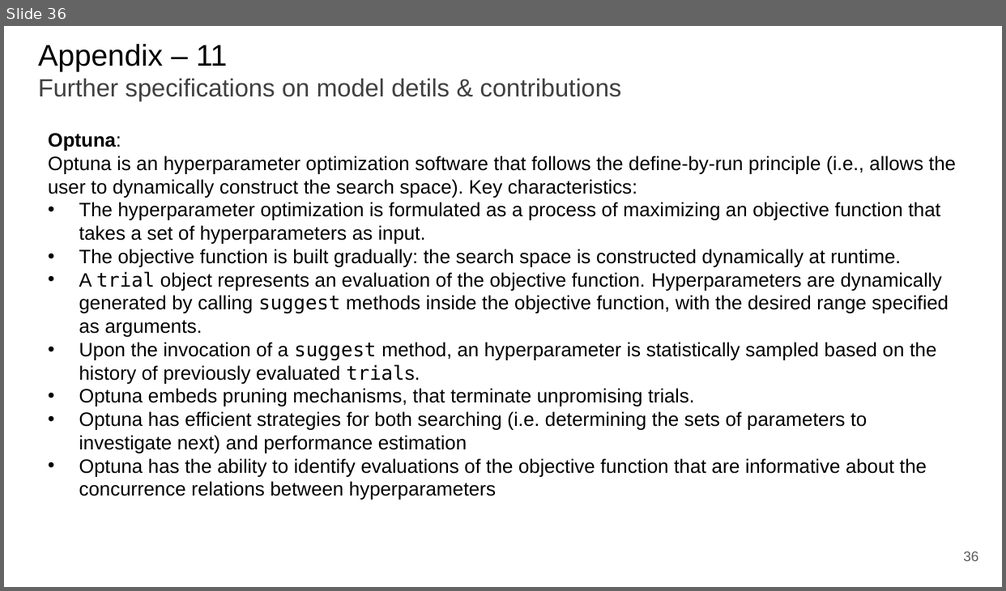
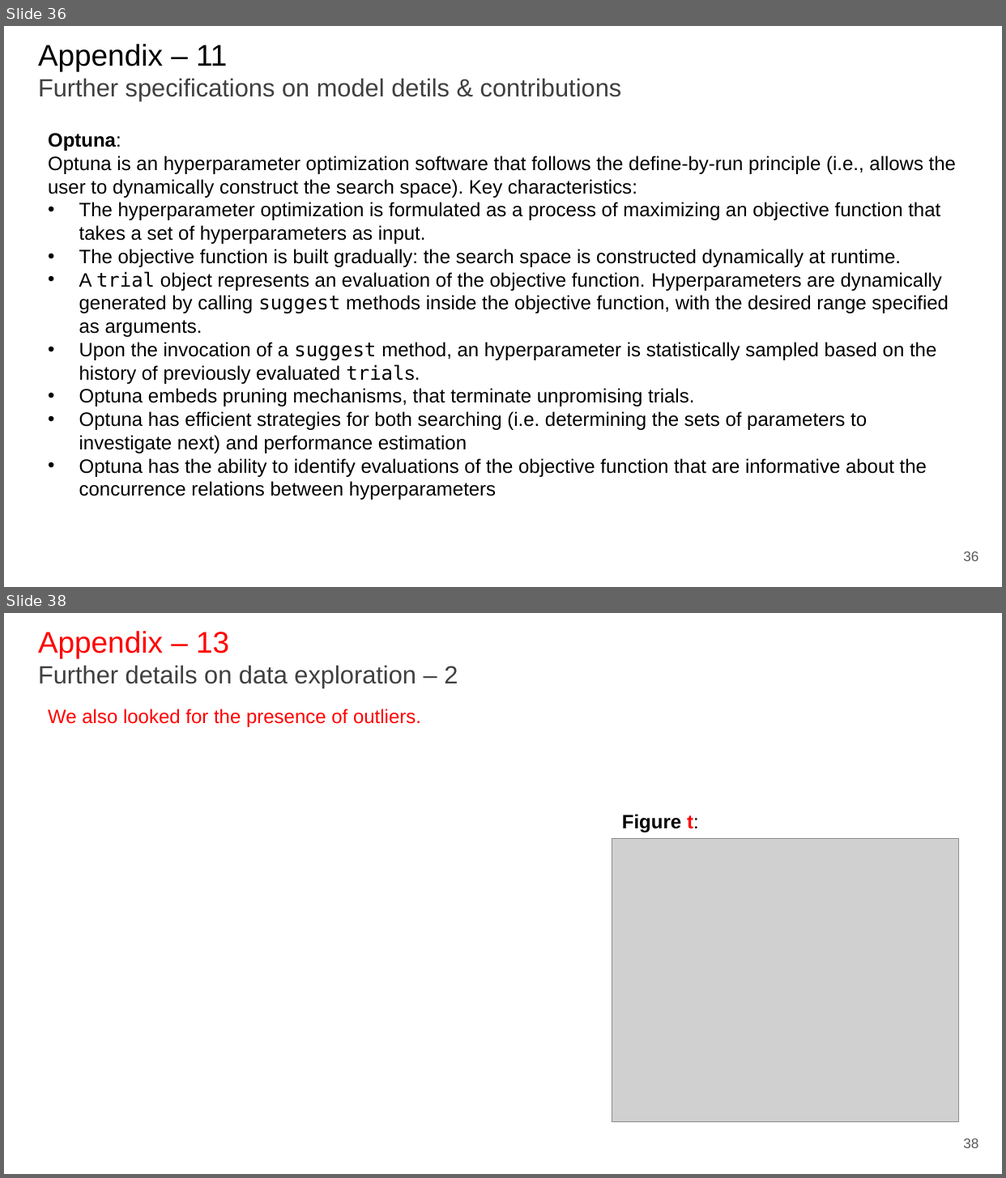
Before and after one commit to paolo-junior-mollica/machine-learning-project, a slide deck: relazione/ML-2023-PRJ-Slides-Demo.pptx. Shown one above the other, each under a label of ours: slide 36 before the commit, slides 36 and 38 after it; the slides between them are not shown. The pictures are 1006x591 and 1006x1178 pixels, drawn with LibreOffice and Linux fonts; fonts in the diff are those of the drawing; grey boxes stand for pictures. Boxes give left, top, right and bottom in pixels: in the first picture for what was removed or moved away, otherwise in the second. Text is boxed around its words. In the diff, an @@ line names an element or a change of style, - is before the commit and + after.

Commit message:
Added data exploration in the presentation

```diff
--- a/relazione/ML-2023-PRJ-Slides-Demo.pptx
+++ b/relazione/ML-2023-PRJ-Slides-Demo.pptx
@@ slide 38 added at (x1=4, y1=613, x2=1002, y2=1174), background #FFFFFF @@
@@ title added at (x1=38, y1=631, x2=458, y2=688), 18 pt, text #3F3F3F @@
+Appendix – 13
+Further details on data exploration – 2
@@ text added at (x1=48, y1=709, x2=421, y2=727), 14 pt, text #FF0000 @@
+We also looked for the presence of outliers.
@@ text added at (x1=622, y1=814, x2=699, y2=833), 14 pt, text #000000, bold @@
+Figure t:
@@ picture added at (x1=612, y1=838, x2=958, y2=1122) @@
@@ page number added at (x1=963, y1=1139, x2=978, y2=1148), 10 pt, text #595959 @@
+38
```
Also in this commit, not shown: 4 slides changed, 1 other slide added.
